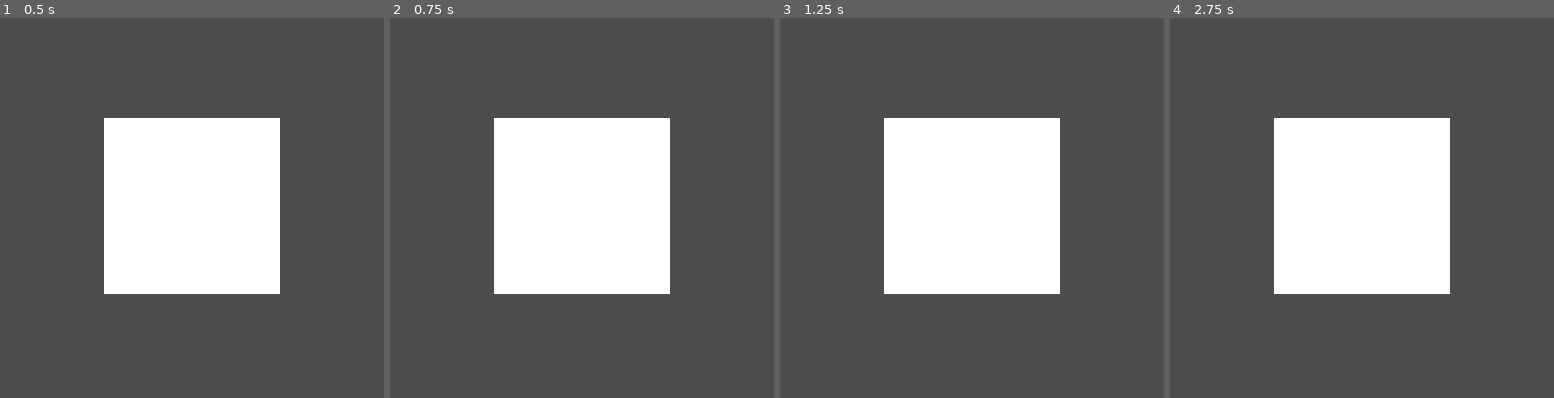
Above: before the commit, frames 1-4 (left to right).
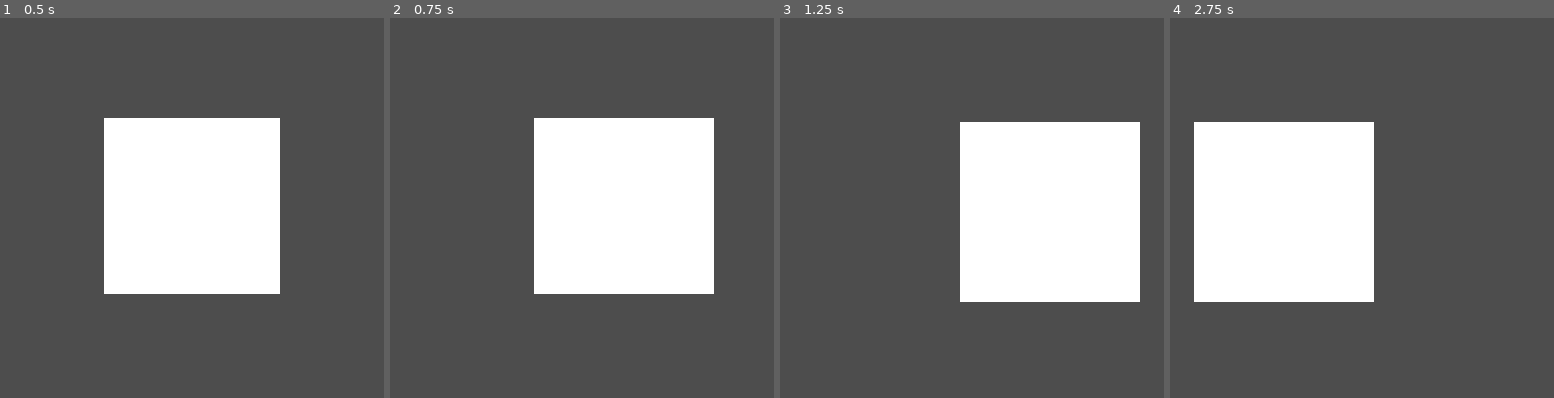
Above: after the commit, the same moments.

Repository: deathlytoall/LD-60-by-1507-Games
Game: Godot game, scene res://Main/main.tscn
The game is run twice, just before and just after one commit, with the same random seed, the same clock (stepped at 60 frames per second) and the same inputs.
Inputs:
- Up to frame 1 (0.5 s): no input
- Up to frame 2 (0.75 s): tap Enter at 0.5 s; hold D (D) from 0.53 s (still down)
- Up to frame 3 (1.25 s): keep holding D (D); tap S (S) at 0.8 s
- Up to frame 4 (2.75 s): release D (D) at 1.28 s; tap S (S) at 1.35, 2.3 s; tap D (D) at 1.55 s; tap Space (Space) at 2 s; hold A (A) from 2.03 s (still down)

Frame 1 is identical in both runs. In frame 2, 10% of the frame differs, in the area x 27-85%, y 26-73%; in frame 3, 20%, in the area x 27-94%, y 26-75%; in frame 4, 20%.

Commit message:
V0.2
Camera bouncyness

Diff:
--- a/Main/main.tscn
+++ b/Main/main.tscn
@@ -1,10 +1,13 @@
 [gd_scene format=3 uid="uid://dggmv72mor6lf"]
 
 [ext_resource type="PackedScene" uid="uid://bacj81hxgshvh" path="res://Player/player.tscn" id="1_yh5la"]
+[ext_resource type="Script" uid="uid://7s4poke02tk7" path="res://Player/camera_2d.gd" id="2_2w1kt"]
 
 [node name="Main" type="Node2D" unique_id=372643823]
 
 [node name="Player" parent="." unique_id=352634537 instance=ExtResource("1_yh5la")]
 position = Vector2(531, 247)
 
-[node name="Camera2D" type="Camera2D" parent="Player" unique_id=223695854]
+[node name="Camera2D" type="Camera2D" parent="." unique_id=1632889235]
+position = Vector2(531, 247)
+script = ExtResource("2_2w1kt")
--- /dev/null
+++ b/Player/camera_2d.gd
@@ -0,0 +1,10 @@
+extends Camera2D
+
+@onready var player = $"../Player"
+
+
+var speed = 3
+
+
+func _physics_process(delta):
+	position = lerp(position, player.position, speed * delta)
Not shown, added: Player/camera_2d.gd.uid
Not shown, added: Textures/black_test.png.import
Not shown, added: Textures/white_test.png.import
